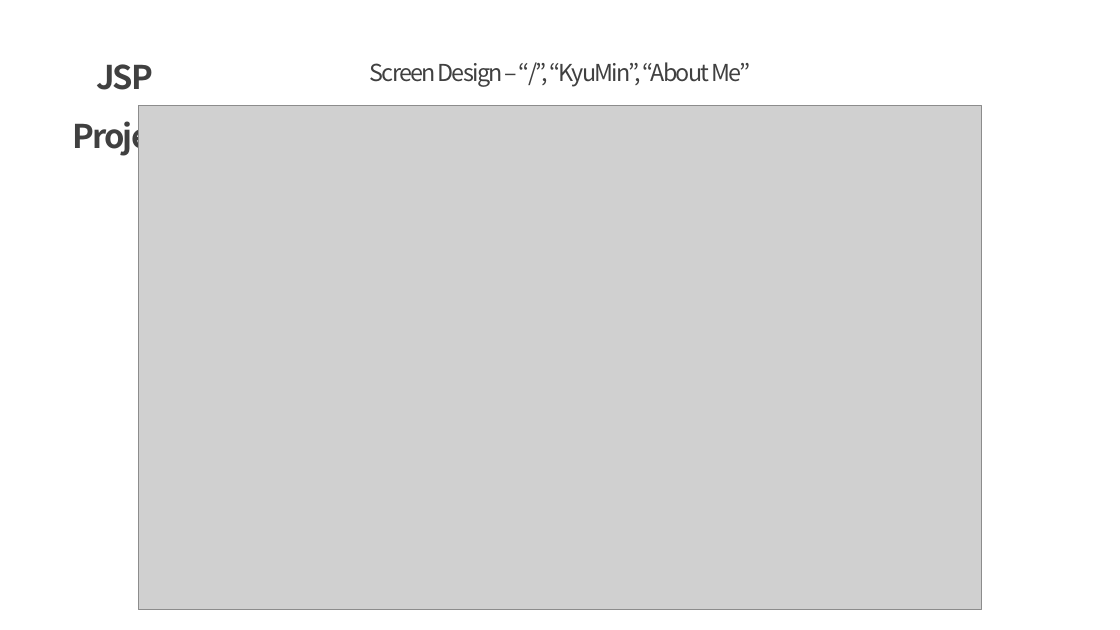
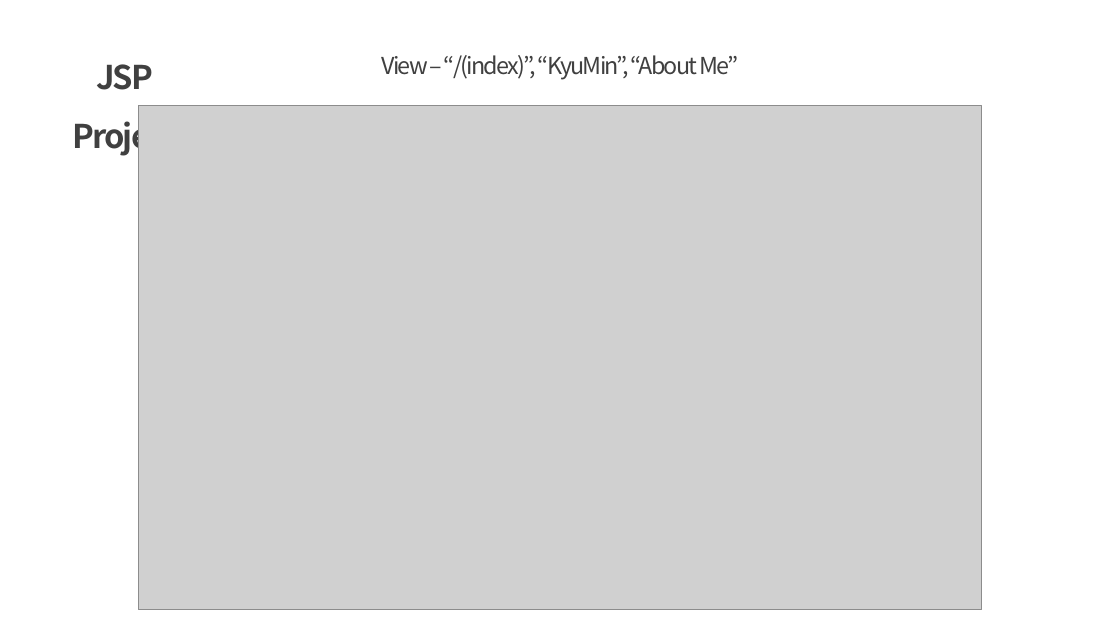
Before and after one commit to Mareef/College, a slide deck: slide 8 of jsp/project_201644008_3.pptx. Drawn at 1120x630 pixels with LibreOffice and Linux fonts; fonts in the diff are those of the drawing; grey boxes stand for pictures. Boxes give left, top, right and bottom in pixels: in the first picture for what was removed or moved away, otherwise in the second. Text is boxed around its words. In the diff, an @@ line names an element or a change of style, - is before the commit and + after.

```diff
--- a/jsp/project_201644008_3.pptx
+++ b/jsp/project_201644008_3.pptx
@@ text at [381,55,738,80]: text changed @@
-Screen Design – “/”, “KyuMin”, “About Me”
+View – “/(index)”, “KyuMin”, “About Me”
```
Also in this commit, not shown: 10 other slides changed, 2 slides added, 1 slide removed, 1 other file.
